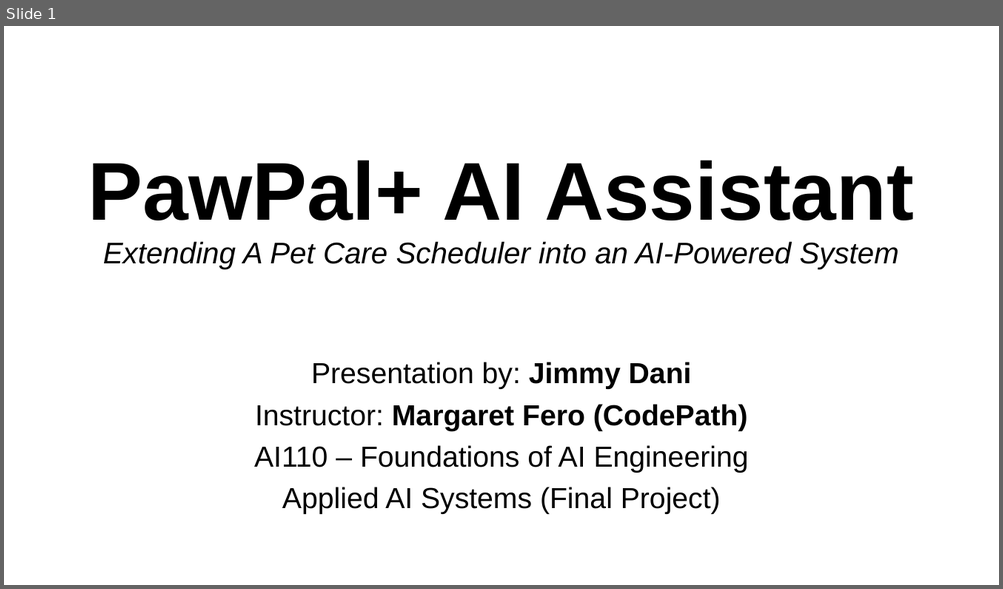
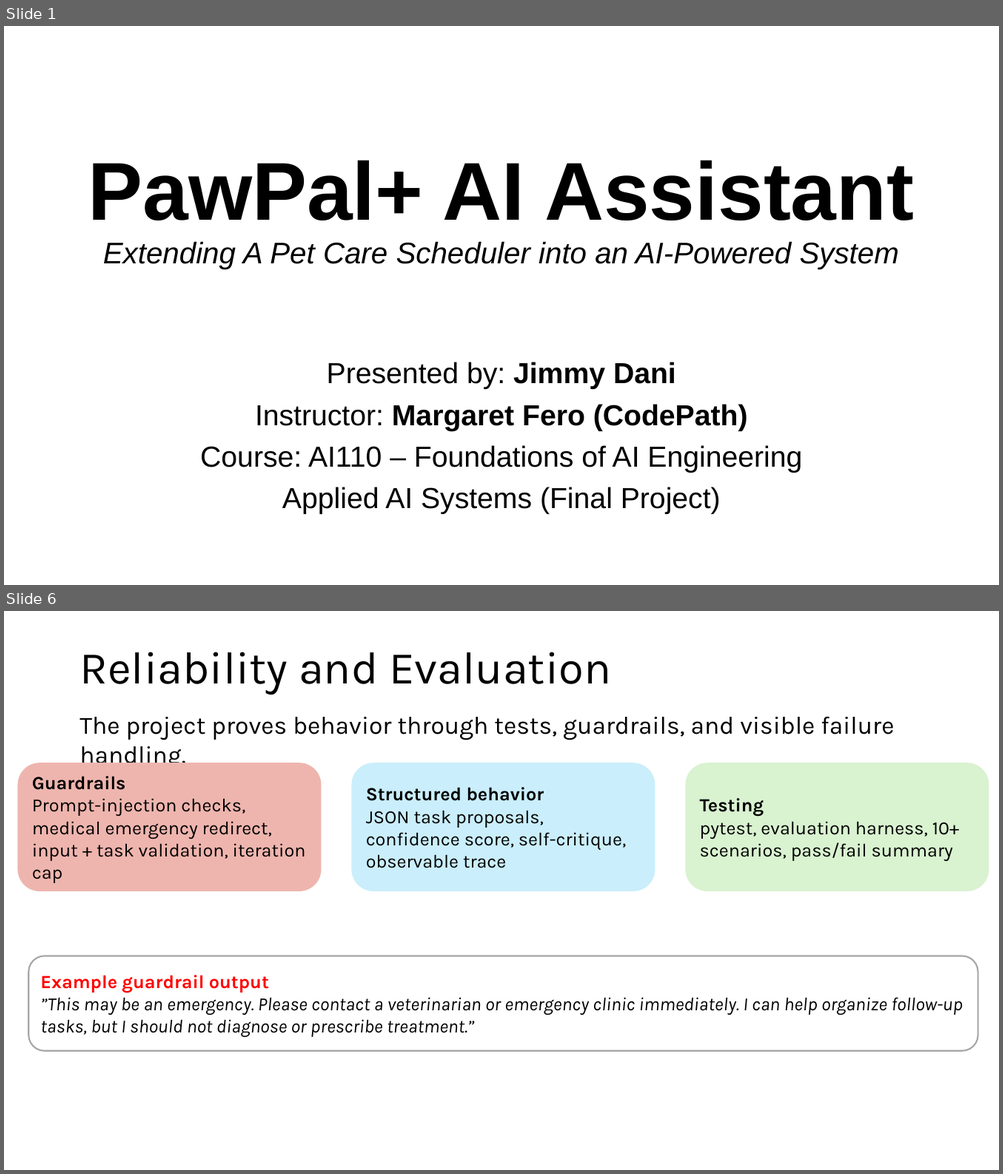
Before and after one commit to danijimmy19/pawpal-applied-ai-system-project, a slide deck: pawpal_plus_ai_assistant/assets/docs/applied-ai-project.pptx. Shown one above the other, each under a label of ours: slide 1 before the commit, slides 1 and 6 after it; the slides between them are not shown. The pictures are 1003x589 and 1003x1174 pixels, drawn with LibreOffice and Linux fonts; fonts in the diff are those of the drawing; background and template pictures are left out. Boxes give left, top, right and bottom in pixels: in the first picture for what was removed or moved away, otherwise in the second. Text is boxed around its words. In the diff, an @@ line names an element or a change of style, - is before the commit and + after.

```diff
--- a/pawpal_plus_ai_assistant/assets/docs/applied-ai-project.pptx
+++ b/pawpal_plus_ai_assistant/assets/docs/applied-ai-project.pptx
@@ slide 6 added at [4,611,999,1170], background #FFFFFF @@
@@ title added at [79,652,611,695], 44 pt, text #000000 @@
+Reliability and Evaluation
@@ text added at [79,717,893,740], 24 pt, text #000000 @@
+The project proves behavior through tests, guardrails, and visible failure handling.
@@ rounded rectangle added at [18,764,320,891], fill #EEB5AE, outline #EEB5AE 1.5 pt, 18 pt, text #000000 @@
+Guardrails
+Prompt-injection checks, medical emergency redirect, input + task validation, iteration cap
@@ rounded rectangle added at [353,764,654,891], fill #CAEEFB, outline #CAEEFB 1.5 pt, 18 pt, text #000000 @@
+Structured behavior
+JSON task proposals, confidence score, self-critique, observable trace
@@ rounded rectangle added at [686,764,988,891], fill #D9F2D0, outline #D9F2D0 1.5 pt, 18 pt, text #000000 @@
+Testing
+pytest, evaluation harness, 10+ scenarios, pass/fail summary
@@ rounded rectangle added at [28,957,978,1051], outline #A6A6A6 1.5 pt, 18 pt, text #000000, italic @@
+Example guardrail output
+”This may be an emergency. Please contact a veterinarian or emergency clinic immediately. I can help organize follow-up tasks, but I should not diagnose or prescribe treatment.”
@@ slide 1 changed as well @@
@@ subtitle "Presented by: Jimmy Dani": place and size @@
-subtitle "Presented by: Jimmy Dani" at [254,362,748,514]
+subtitle "Presented by: Jimmy Dani" at [200,362,802,514]
@@ subtitle at [327,362,676,389]: text changed @@
-Presentation by: Jimmy Dani
+Presented by: Jimmy Dani
@@ subtitle at [200,446,802,473]: text changed @@
-AI110 – Foundations of AI Engineering
+Course: AI110 – Foundations of AI Engineering
```
Also in this commit, not shown: 5 other slides added, 1 other file.
